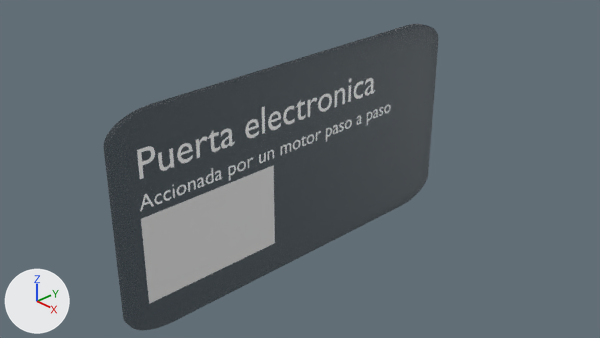
What one commit did to the Blender file Blender/HouseDoorAdvertisement.blend.
Camera for both pictures: the file's camera 'Camera'. Every picture has the same lights, and +X, +Y and +Z are marked at lower left.

Names of what the first picture shows: 'Cube', 'Text', 'Text.001', 'arduino-paso-a-paso-interior'.
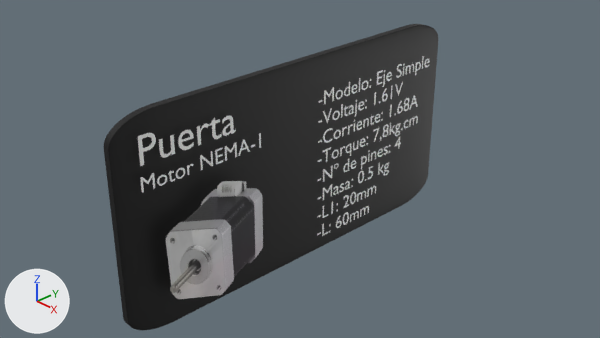
Pixel boxes [x1, y1, x2, y2] of what changed, in the pictures (600 x 338 px):
'Cube', surface changed (grey to black): [104, 24, 438, 330] in both
'arduino-paso-a-paso-interior', deleted: before [141, 165, 275, 304]
'MotorNEMA17', added: after [166, 181, 263, 299]
'Text', text changed, moved: before [137, 78, 375, 179]; after [138, 116, 236, 166]
'Text.002', added: after [317, 56, 430, 236]
'Text.001', text changed, moved: before [140, 104, 391, 211]; after [140, 133, 261, 193]

The change in detail:
Picture 'MotorNEMA17.png' (img_motornema17_png) is new.
In material 'Material' (mat_material), alpha goes from 0.5 to 1.0.
Material 'Material.003' (mat_material_003) is new.
Its base color is (1.0, 1.0, 1.0) (white #ffffff).
Material 'MotorNEMA17' (mat_motornema17) is new.
Its texture is img_motornema17_png (with its transparency).
Mesh me_motornema17 is new.
It has 4 vertices, 1 face and spans x -0.467..0.467, y -0.5..0.5, z 0.0.
It uses material mat_motornema17 (picture img_motornema17_png).
In text 'Text' (txt_text), body goes from 'Puerta electronica' to 'Puerta'.
In text 'Text.001' (txt_text_001), body goes from 'Accionada por un motor paso a paso' to 'Motor NEMA-1'.
Text 'Text.002' (txt_text_002) is new.
Its body is '-Modelo: Eje Simple\n-Voltaje: 1.61V\n-Corriente: 1.68A\n-Torque: 7,8kg.cm\n-Nº de pines: 4\n-Masa: 0.5 kg\n-L1: 20mm\n-L: 60mm'.
It uses material mat_material_003 (white #ffffff).
Object 'arduino-paso-a-paso-interior' (ob_arduino_paso_a_paso_interior) is deleted.
Object 'Text' (ob_text) moves from (0.098, -2.561, 0.686) to (0.136, -2.561, 0.865).
Object 'Text.001' (ob_text_001) moves from (0.098, -2.561, 0.29) to (0.141, -2.561, 0.536).
Object 'Text.002' (ob_text_002) is new; it shows txt_text_002.
Its location is (0.184, 0.189, 0.833).
Its rotation in degrees is (90, 0, 90).
Its scale is (0.288, 0.288, 0.288).
Object 'MotorNEMA17' (ob_motornema17) is new; it shows me_motornema17.
Its location is (0.257, -1.606, -0.449).
Its rotation in degrees is (90, 0, 90).
Its scale is (1.77, 1.77, 1.77).
